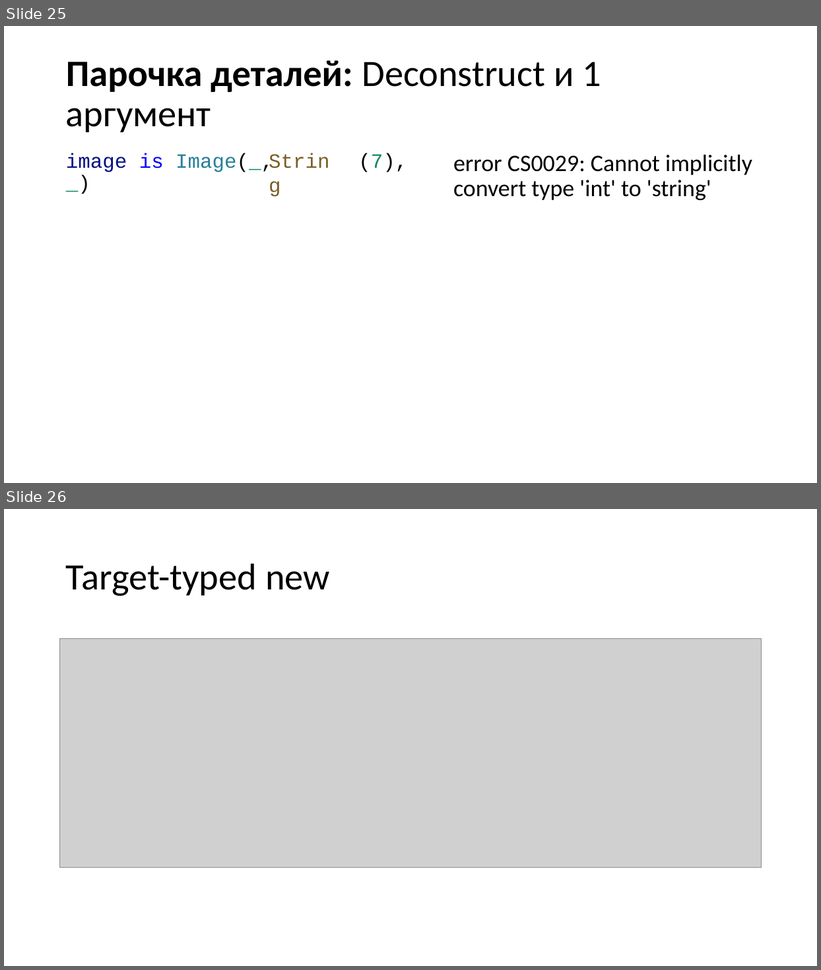
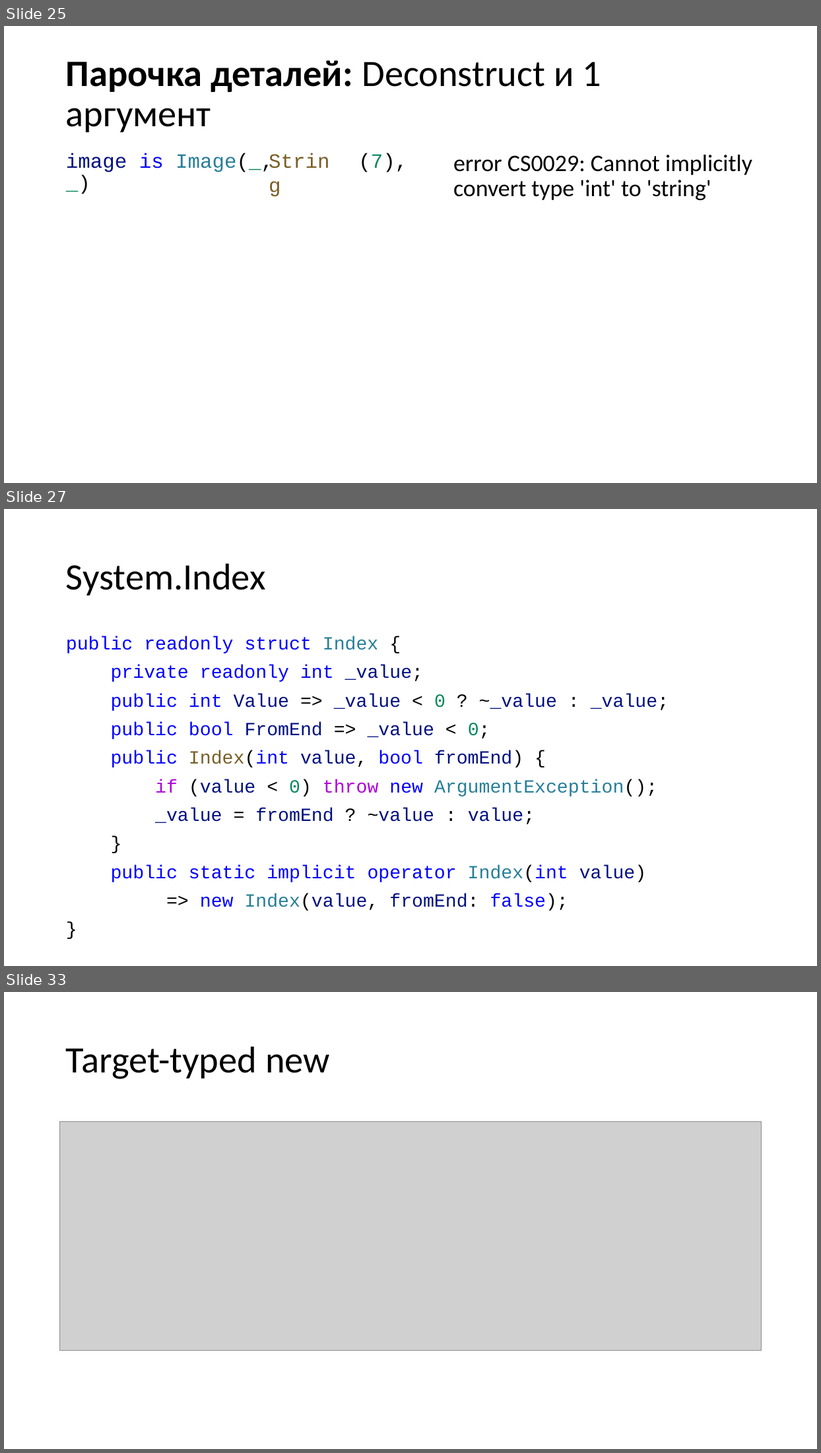
Before and after one commit to kugushev/presentations, a slide deck: Presentation.pptx. Shown one above the other, each under a label of ours: slides 25 and 26 before the commit, slides 25, 27 and 33 after it; the slides between them are not shown. The pictures are 821x970 and 821x1453 pixels, drawn with LibreOffice and Linux fonts; fonts in the diff are those of the drawing; grey boxes stand for pictures. Boxes give left, top, right and bottom in pixels: in the first picture for what was removed or moved away, otherwise in the second. Text is boxed around its words. In the diff, an @@ line names an element or a change of style, - is before the commit and + after.

```diff
--- a/Presentation.pptx
+++ b/Presentation.pptx
@@ slide 27 added at (4,509,817,966), background #FFFFFF @@
@@ title added at (66,563,266,595), 44 pt, text #000000 @@
+System.Index
@@ text added at (66,636,669,911), 22 pt, text #0000FF @@
+public readonly struct Index {
+private readonly int _value;
+public int Value => _value < 0 ? ~_value : _value;
+public bool FromEnd => _value < 0;
+public Index(int value, bool fromEnd) {
+if (value < 0) throw new ArgumentException();
+_value = fromEnd ? ~value : value;
+}
+public static implicit operator Index(int value)
+=> new Index(value, fromEnd: false);
+}
@@ what was slide 26 is now slide 33 @@
```
Also in this commit, not shown: 1 slide changed, 6 other slides added, 1 slide removed, 2 other files.
